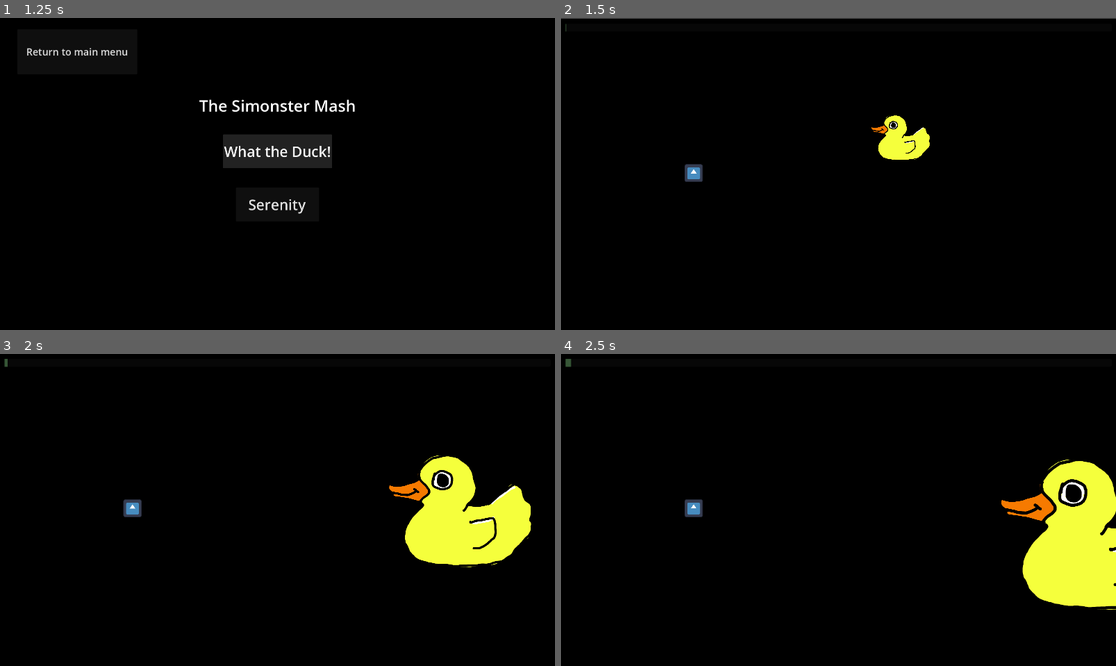
Above: before the commit, frames 1-4 (two rows, left to right).
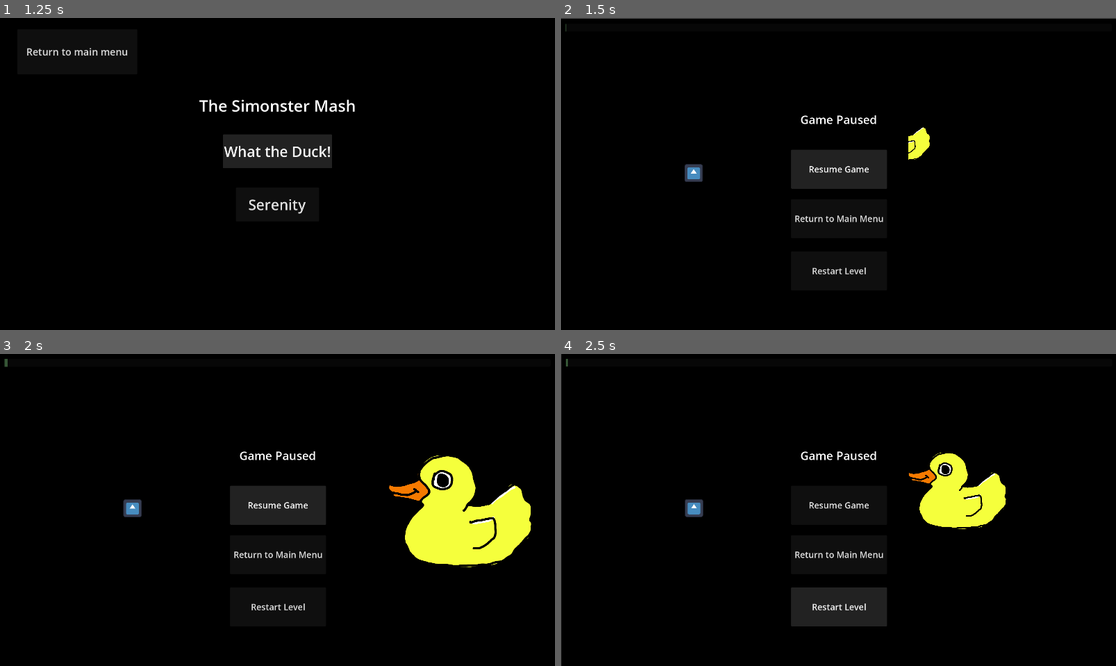
Above: after the commit, the same moments.

Repository: SimonDuPlooyGit/Just-Shapes-and-Beats-2-JK
Game: Godot game, scene res://Scenes/MainMenu.tscn
Two runs of this game, one before a commit and one after it. Both use one fixed random seed, a clock stepped at 60 frames per second and the inputs below. The engine's default icon, where the game draws it, is replaced by a stand-in: a white triangle on a blue panel in a dark square. Sound files missing from this copy of the repository are replaced by a short silence.
Inputs (mouse positions are in pixels of both pictures, inside the frame that each line leads up to):
- Up to frame 1 (1.25 s): click "Start Game" at 0.5 s
- Up to frame 2 (1.5 s): click "What the Duck!" at 1.25 s
- Up to frame 3 (2 s): no input
- Up to frame 4 (2.5 s): click (838, 606) at 2 s, where only the run after the commit has a clickable "Restart Level"

Frame 1 is identical in both runs. In frame 2, 3.2% of the frame differs, in the area x 41-63%, y 31-83%; in frame 3, 2.6%; in frame 4, 12%, in the area x 0-100%, y 0-100%.

Commit message:
Canvas layer change
Pause menu now works as a canvas layer

Diff:
--- a/prototype2rhythm/Scenes/BossFight.tscn
+++ b/prototype2rhythm/Scenes/BossFight.tscn
@@ -208,40 +208,26 @@
 [node name="CollisionShape2D" type="CollisionShape2D" parent="Duck/Area2D"]
 shape = SubResource("ConvexPolygonShape2D_d3lxl")
 
-[node name="PauseMenu" type="Control" parent="."]
-process_mode = 3
-visible = false
-z_index = 2
-layout_mode = 3
+[node name="PauseMenu" type="CanvasLayer" parent="."]
+process_mode = 3
+offset = Vector2(960, 560)
+transform = Transform2D(1, 0, 0, 1, 960, 560)
+
+[node name="ColorRect" type="ColorRect" parent="PauseMenu"]
 anchors_preset = 8
 anchor_left = 0.5
 anchor_top = 0.5
 anchor_right = 0.5
 anchor_bottom = 0.5
-offset_left = 951.0
-offset_top = 460.0
-offset_right = 951.0
-offset_bottom = 460.0
-grow_horizontal = 2
-grow_vertical = 2
-
-[node name="ColorRect" type="ColorRect" parent="PauseMenu"]
-layout_mode = 1
-anchors_preset = 8
-anchor_left = 0.5
-anchor_top = 0.5
-anchor_right = 0.5
-anchor_bottom = 0.5
-offset_left = -242.0
-offset_top = -313.0
-offset_right = 243.0
-offset_bottom = 451.0
+offset_left = -1203.0
+offset_top = -862.0
+offset_right = -718.0
+offset_bottom = -98.0
 grow_horizontal = 2
 grow_vertical = 2
 color = Color(0, 0, 0, 1)
 
 [node name="Label" type="Label" parent="PauseMenu"]
-layout_mode = 0
 offset_left = -242.5
 offset_top = -313.5
 offset_right = 243.5
@@ -252,7 +238,7 @@
 vertical_alignment = 1
 
 [node name="Resume" type="Button" parent="PauseMenu"]
-layout_mode = 0
+process_mode = 3
 offset_left = -164.0
 offset_top = -104.0
 offset_right = 168.0
@@ -261,7 +247,7 @@
 text = "Resume Game"
 
 [node name="Return" type="Button" parent="PauseMenu"]
-layout_mode = 0
+process_mode = 3
 offset_left = -164.0
 offset_top = 67.0
 offset_right = 168.0
@@ -270,7 +256,7 @@
 text = "Return to Main Menu"
 
 [node name="Restart" type="Button" parent="PauseMenu"]
-layout_mode = 0
+process_mode = 3
 offset_left = -164.0
 offset_top = 248.0
 offset_right = 168.0
--- a/prototype2rhythm/Scenes/SamuraiShamploo.tscn
+++ b/prototype2rhythm/Scenes/SamuraiShamploo.tscn
@@ -402,40 +402,26 @@
 position = Vector2(2206, 162)
 texture = ExtResource("19_grdfb")
 
-[node name="PauseMenu" type="Control" parent="."]
+[node name="PauseMenu" type="CanvasLayer" parent="."]
 process_mode = 3
-visible = false
-z_index = 2
-layout_mode = 3
+offset = Vector2(960, 560)
+transform = Transform2D(1, 0, 0, 1, 960, 560)
+
+[node name="ColorRect" type="ColorRect" parent="PauseMenu"]
 anchors_preset = 8
 anchor_left = 0.5
 anchor_top = 0.5
 anchor_right = 0.5
 anchor_bottom = 0.5
-offset_left = 970.0
-offset_top = 488.0
-offset_right = 970.0
-offset_bottom = 488.0
-grow_horizontal = 2
-grow_vertical = 2
-
-[node name="ColorRect" type="ColorRect" parent="PauseMenu"]
-layout_mode = 1
-anchors_preset = 8
-anchor_left = 0.5
-anchor_top = 0.5
-anchor_right = 0.5
-anchor_bottom = 0.5
-offset_left = -242.0
-offset_top = -313.0
-offset_right = 243.0
-offset_bottom = 451.0
+offset_left = -1202.0
+offset_top = -830.0
+offset_right = -717.0
+offset_bottom = -66.0
 grow_horizontal = 2
 grow_vertical = 2
 color = Color(0, 0, 0, 1)
 
 [node name="Label" type="Label" parent="PauseMenu"]
-layout_mode = 0
 offset_left = -242.5
 offset_top = -313.5
 offset_right = 243.5
@@ -446,7 +432,7 @@
 vertical_alignment = 1
 
 [node name="Resume" type="Button" parent="PauseMenu"]
-layout_mode = 0
+process_mode = 3
 offset_left = -164.0
 offset_top = -104.0
 offset_right = 168.0
@@ -455,7 +441,7 @@
 text = "Resume Game"
 
 [node name="Return" type="Button" parent="PauseMenu"]
-layout_mode = 0
+process_mode = 3
 offset_left = -164.0
 offset_top = 67.0
 offset_right = 168.0
@@ -464,7 +450,7 @@
 text = "Return to Main Menu"
 
 [node name="Restart" type="Button" parent="PauseMenu"]
-layout_mode = 0
+process_mode = 3
 offset_left = -164.0
 offset_top = 248.0
 offset_right = 168.0
